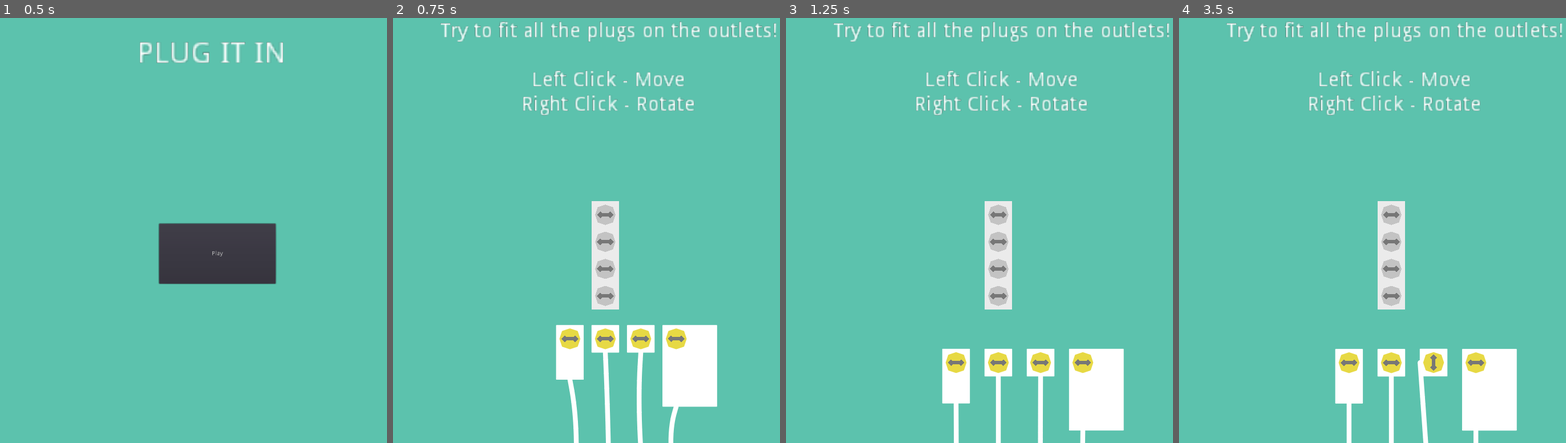
Above: before the commit, frames 1-4 (left to right).
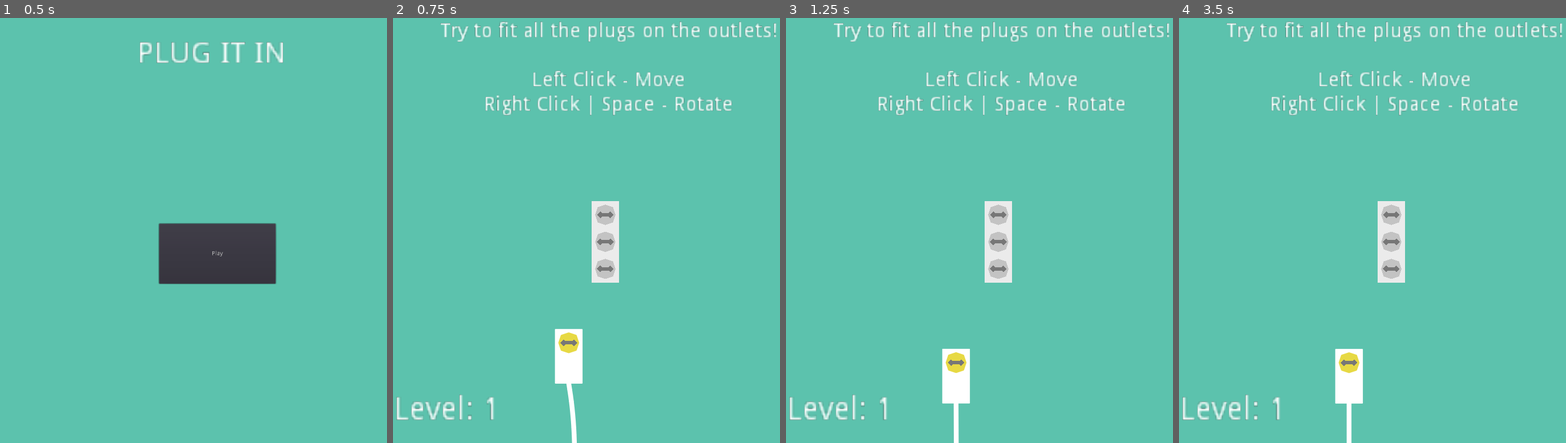
Above: after the commit, the same moments.

Repository: unSAME-Studio/ProjectOutlet
Game: Godot game, scene res://scenes/Menu.tscn
The game is run twice, just before and just after one commit, with the same random seed, the same clock (stepped at 60 frames per second) and the same inputs.
Inputs (mouse positions are in pixels of both pictures, inside the frame that each line leads up to):
- Up to frame 1 (0.5 s): no input
- Up to frame 2 (0.75 s): click "Play" at 0.5 s
- Up to frame 3 (1.25 s): no input
- Up to frame 4 (3.5 s): drag from (1349, 375) to (1488, 387) at 1.27 s; drag from (1391, 362) to (1488, 387) at 2.02 s; move the mouse to (1434, 362) at 2.77 s; press the mouse at (1434, 362) at 2.78 s; right-click (1434, 362) at 2.85 s

Frame 1 is identical in both runs. In frame 2, 7.1% of the frame differs, in the area x 0-88%, y 18-100%; in frame 3, 6.3%; in frame 4, 6.4%.

Commit message:
Temp Level Sys Added

Diff:
--- a/objects/OutletGrid.gd
+++ b/objects/OutletGrid.gd
@@ -9,7 +9,7 @@
 
 func _ready():
 	Global.grid = self
-	var grid = Global.console.level["grid"]
+	var grid = Global.current_level_data["grid"]
 
 	for r in range(grid.size()):
 		for c in range(grid[r].size()):
@@ -26,10 +26,9 @@
 				o.set_position(Vector2(c * outlet_size, r * outlet_size))
 
 	# spawn all the plugs
-	for i in range(Global.console.level["plugs"].size()):
-		var pos = Global.console.level["plugs"][i]
-		print("Spawning Plug at %s" % [pos])
+	for i in range(Global.current_level_data["plugs"].size()):
 		var p = plug.instance()
-		p.size = pos
+		p.size = Global.current_level_data["plugs"][i][0]
+		p.head_position = Global.current_level_data["plugs"][i][1]
 		p.original_point = Vector2(i * 100 - 100, 350)
 		get_parent().call_deferred("add_child", p)
--- a/objects/Plug.gd
+++ b/objects/Plug.gd
@@ -13,6 +13,7 @@
 var rotation_matrix = [Vector2(1, 1), Vector2(1, -1), Vector2(1, 1), Vector2(1, -1)]
 var direction = 0
 
+var cable
 
 # drag and drop code adapted from Youtube
 # https://www.youtube.com/watch?v=iSpWZzL2i1o
@@ -41,10 +42,10 @@
 	$End.set_position(Vector2(0, (size.y - head_position.y) * GRID_SIZE - GRID_SIZE / 2))
 
 	# spawn the string
-	var s = string.instance()
-	s.plug = $"End"
-	get_parent().call_deferred("add_child", s)
-	s.set_global_position(Vector2(original_point.x, get_viewport().size.y))
+	cable = string.instance()
+	cable.plug = $"End"
+	get_parent().call_deferred("add_child", cable)
+	cable.set_global_position(Vector2(original_point.x, get_viewport().size.y))
 
 
 # on drag
@@ -54,9 +55,10 @@
 		get_tree().set_input_as_handled()
 
 		$Out.play()
+		set_modulate(Color(1,1,1,0.5))
 
 
-func _physics_process(delta):
+func _process(delta):
 	if selected:
 		set_global_position(lerp(get_global_position(), get_global_mouse_position(), 25 * delta))
 	else:
@@ -72,6 +74,8 @@
 		if event is InputEventMouseButton:
 			if event.button_index == BUTTON_LEFT and not event.pressed:
 				selected = false
+
+				set_modulate(Color(1,1,1,1))
 
 				# detect outlet
 				var shortest_dist = 75
--- a/objects/rope/Verlet.tscn
+++ b/objects/rope/Verlet.tscn
@@ -11,5 +11,4 @@
 joint_mode = 2
 begin_cap_mode = 2
 end_cap_mode = 2
-round_precision = 6
 antialiased = true
--- a/scenes/Main.tscn
+++ b/scenes/Main.tscn
@@ -26,11 +26,12 @@
 text = "Try to fit all the plugs on the outlets!
 
 Left Click - Move
-Right Click - Rotate"
+Right Click | Space - Rotate"
 align = 1
 valign = 1
 
 [node name="Tag" type="Label" parent="CanvasLayer/Control"]
+visible = false
 anchor_left = 0.5
 anchor_right = 0.5
 margin_left = -400.0
@@ -38,8 +39,26 @@
 margin_right = -167.0
 margin_bottom = 961.0
 rect_scale = Vector2( 3.42883, 3.40738 )
+text = "PUZZLE COMPLETE!"
 align = 1
 valign = 1
+
+[node name="Button" type="Button" parent="CanvasLayer/Control/Tag"]
+margin_left = 191.319
+margin_top = 3.81525
+margin_right = 235.319
+margin_bottom = 23.8152
+text = "NEXT"
+
+[node name="Level" type="Label" parent="CanvasLayer/Control"]
+anchor_top = 1.0
+anchor_bottom = 1.0
+margin_left = 41.0
+margin_top = -115.0
+margin_right = 97.0
+margin_bottom = -101.0
+rect_scale = Vector2( 4.9508, 5.53508 )
+text = "LEVEL : 1"
 
 [node name="Node2D" type="Node2D" parent="."]
 
@@ -47,3 +66,5 @@
 current = true
 
 [node name="OutletGrid" parent="Node2D" instance=ExtResource( 4 )]
+
+[connection signal="pressed" from="CanvasLayer/Control/Tag/Button" to="Console" method="next_level"]
--- a/scenes/Menu.gd
+++ b/scenes/Menu.gd
@@ -2,4 +2,5 @@
 
 
 func _on_Play_pressed():
+	Global.current_level = 1
 	get_tree().change_scene("res://scenes/Main.tscn")
--- a/scripts/console.gd
+++ b/scripts/console.gd
@@ -2,18 +2,63 @@
 
 
 var level = {
-	"grid": [
-		[1, 0],
-		[1, 0],
-		[1, 0],
-		[1, 0]
-	],
-	"plugs": [
-		Vector2(1, 2),
-		Vector2(1, 1),
-		Vector2(1, 1),
-		Vector2(2, 3)
-	]
+	1: {
+		"grid": [
+			[1, 0],
+			[1, 0],
+			[1, 0],
+		],
+		"plugs": [
+			[Vector2(1, 2), Vector2(0, 0)],
+		]
+	},
+	2: {
+		"grid": [
+			[1, 0],
+			[1, 0],
+		],
+		"plugs": [
+			[Vector2(1, 2), Vector2(0, 0)],
+			[Vector2(1, 1), Vector2(0, 0)],
+		]
+	},
+	3: {
+		"grid": [
+			[1, 0],
+			[1, 0],
+			[1, 0],
+			[1, 0]
+		],
+		"plugs": [
+			[Vector2(1, 2), Vector2(0, 0)],
+			[Vector2(1, 1), Vector2(0, 0)],
+			[Vector2(1, 1), Vector2(0, 0)],
+			[Vector2(2, 3), Vector2(0, 0)]
+		]
+	},
+	4: {
+		"grid": [
+			[1, 0],
+			[1, 0],
+			[1, 0],
+			[1, 0]
+		],
+		"plugs": [
+			[Vector2(1, 2), Vector2(0, 0)],
+			[Vector2(1, 1), Vector2(0, 0)],
+			[Vector2(1, 1), Vector2(0, 0)],
+			[Vector2(2, 3), Vector2(0, 0)]
+		]
+	},
+	5: {
+		"grid": [
+			[1, 1, 0, 1, 0, 1, 0, 1],
+			[1, 0, 0, 1, 0, 1, 1, 1],
+			[1, 1, 0, 1, 0, 1, 0, 1],
+			[1, 0, 0, 1, 0, 1, 0, 1]
+		],
+		"plugs": []
+	}
 }
 
 
@@ -24,6 +69,8 @@
 func _ready():
 	Global.console = self
 
+	$"../CanvasLayer/Control/Level".set_text("Level: %d" % Global.current_level)
+
 
 func detect_complete():
 	if avaliable_plugs.size() == 0:
@@ -31,4 +78,9 @@
 
 
 func game_finished():
-	$"../CanvasLayer/Control/Tag".set_text("PLUZZLE COMPLETE!")
+	$"../CanvasLayer/Control/Tag".show()
+
+
+func next_level():
+	Global.current_level += 1
+	get_tree().reload_current_scene()
--- a/scripts/global.gd
+++ b/scripts/global.gd
@@ -2,3 +2,10 @@
 
 var console
 var grid
+
+var current_level = 1
+var current_level_data setget ,level_data_get
+
+
+func level_data_get():
+	return Global.console.level[Global.current_level]
